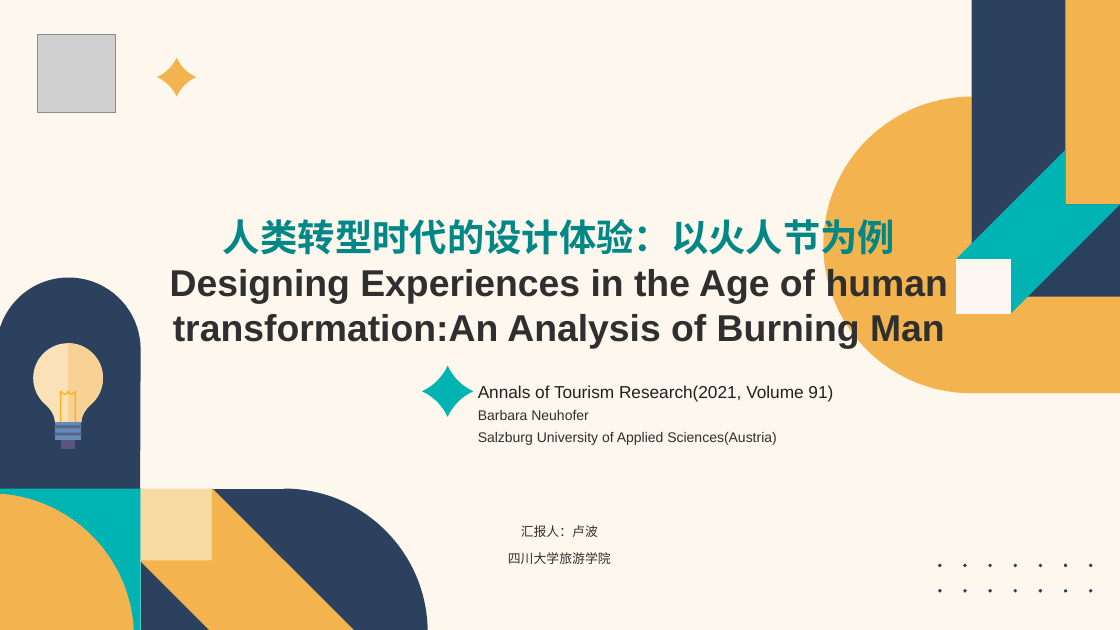
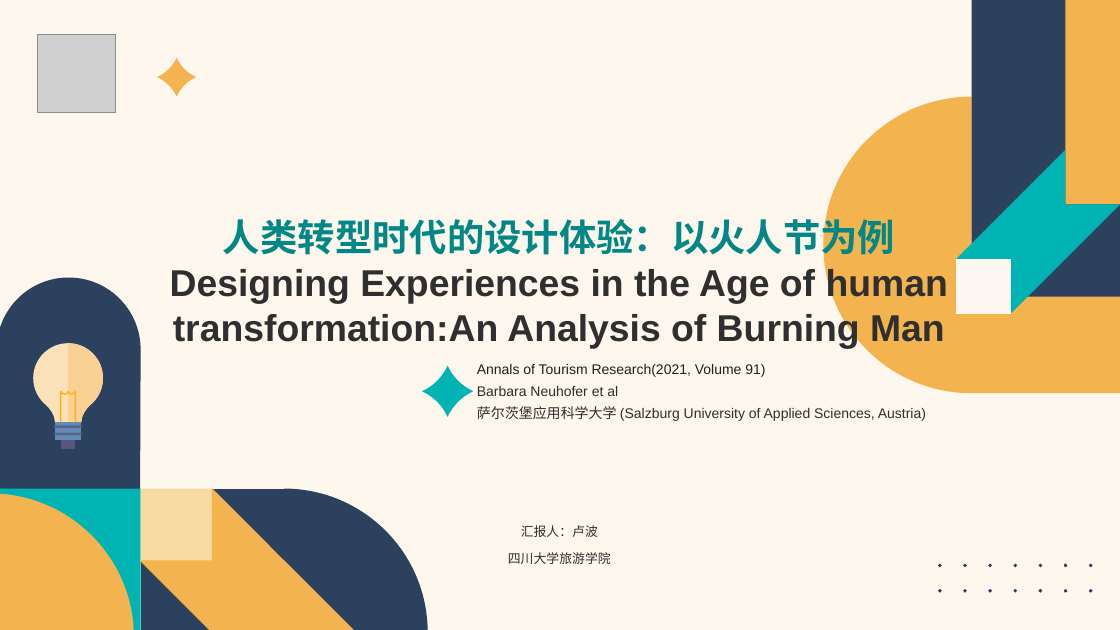
Before and after one commit to Vaelubo/Research, a slide deck: slide 1 of SSCI文章汇报-卢波.pptx. Drawn at 1120x630 pixels with LibreOffice and Linux fonts; fonts in the diff are those of the drawing; grey boxes stand for pictures. Boxes give left, top, right and bottom in pixels: in the first picture for what was removed or moved away, otherwise in the second. Text is boxed around its words. In the diff, an @@ line names an element or a change of style, - is before the commit and + after.

```diff
--- a/SSCI文章汇报-卢波.pptx
+++ b/SSCI文章汇报-卢波.pptx
@@ text at [477, 364, 926, 421]: text changed @@
-Barbara Neuhofer
-Salzburg University of Applied Sciences(Austria)
+Annals of Tourism Research(2021, Volume 91)
+Barbara Neuhofer et al
+萨尔茨堡应用科学大学 (Salzburg University of Applied Sciences, Austria)
@@ subtitle removed at [478, 385, 833, 402] @@
-Annals of Tourism Research(2021, Volume 91)
```
Also in this commit, not shown: 17 other slides changed, 2 other files.
